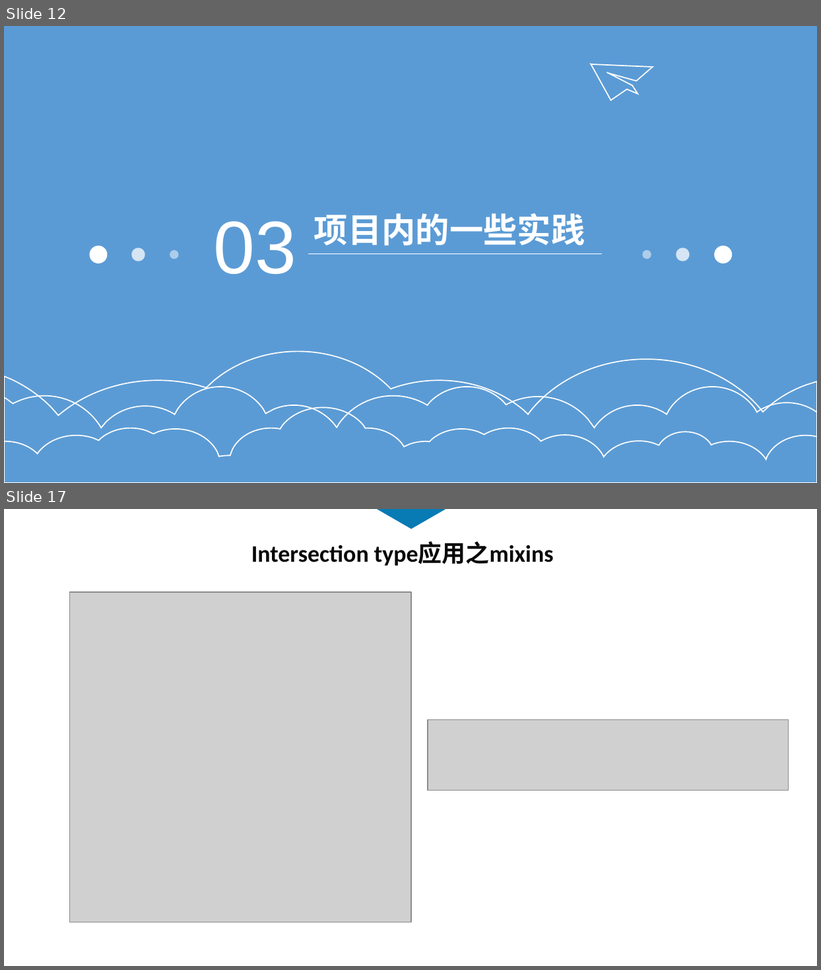
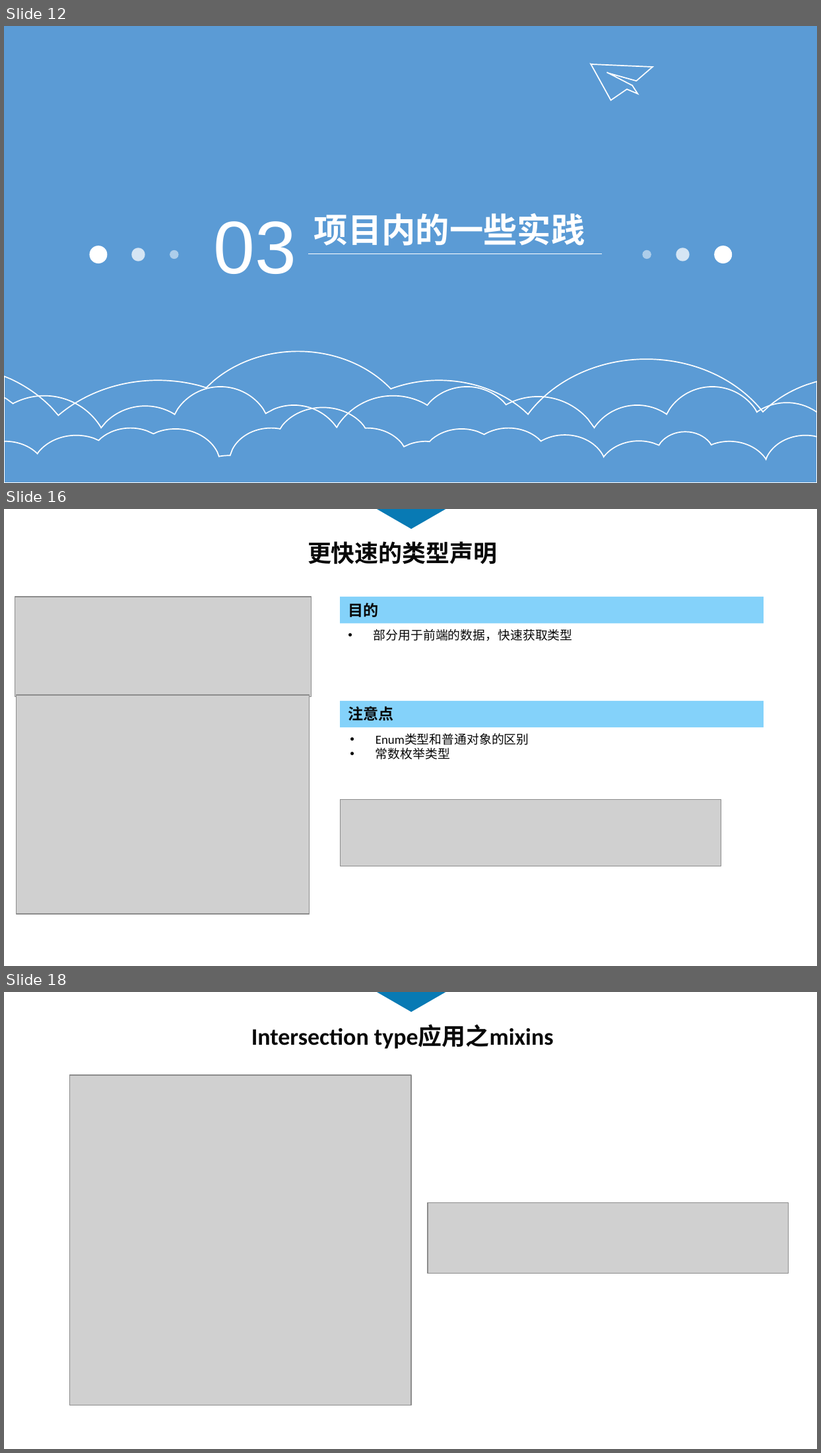
Before and after one commit to touchpillow/ts-demo, a slide deck: ts-分享.pptx. Shown one above the other, each under a label of ours: slides 12 and 17 before the commit, slides 12, 16 and 18 after it; the slides between them are not shown. The pictures are 821x970 and 821x1453 pixels, drawn with LibreOffice and Linux fonts; fonts in the diff are those of the drawing; grey boxes stand for pictures. Boxes give left, top, right and bottom in pixels: in the first picture for what was removed or moved away, otherwise in the second. Text is boxed around its words. In the diff, an @@ line names an element or a change of style, - is before the commit and + after.

```diff
--- a/ts-分享.pptx
+++ b/ts-分享.pptx
@@ slide 16 added at [4, 509, 817, 966], background #FFFFFF @@
@@ freeform shape added at [377, 509, 446, 529], fill #087AB4 @@
@@ text added at [308, 541, 497, 564], 21 pt, text #080808, bold @@
+更快速的类型声明
@@ picture added at [15, 597, 312, 697] @@
@@ rectangle added at [340, 597, 764, 624], fill #84D2FA, 13.5 pt, text #080808, bold @@
+目的
@@ text added at [374, 629, 573, 641], 11 pt, text #080808 @@
+• 部分用于前端的数据，快速获取类型
@@ picture added at [16, 695, 310, 915] @@
@@ rectangle added at [340, 701, 764, 727], fill #84D2FA, 13.5 pt, text #080808, bold @@
+注意点
@@ text added at [376, 733, 529, 760], 11 pt, text #080808 @@
+• Enum类型和普通对象的区别
+• 常数枚举类型
@@ picture added at [340, 799, 720, 866] @@
@@ what was slide 17 is now slide 18 @@
```
Also in this commit, not shown: 8 slides changed, 7 other files.
